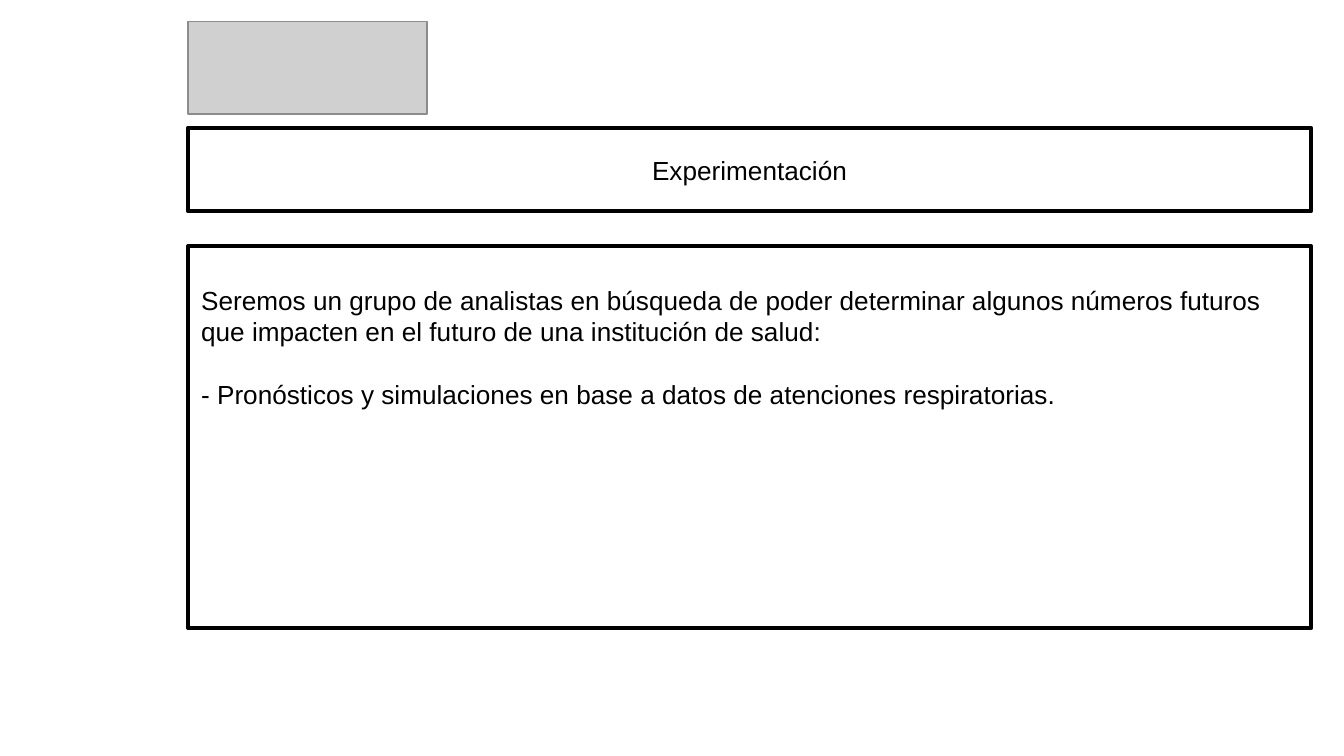
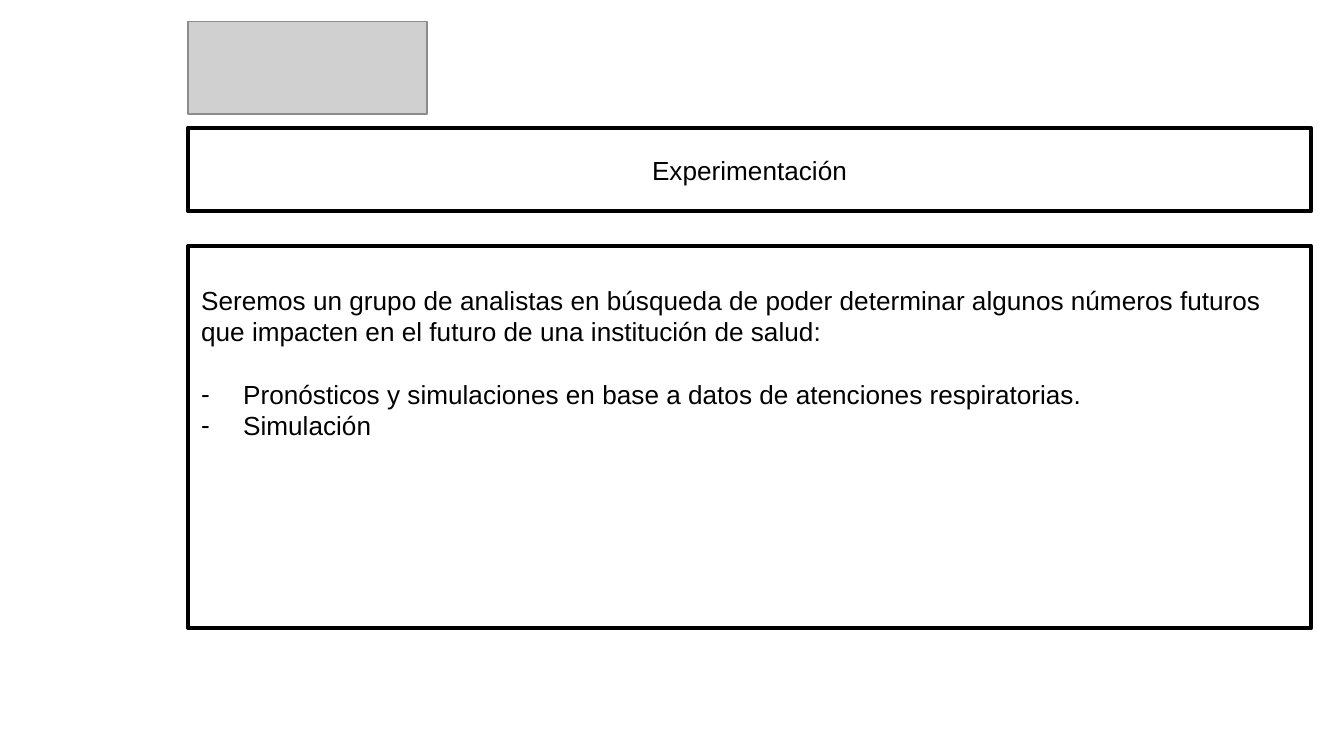
Before and after one commit to sebaegana/uft_mp_clases_website, a slide deck: slide 9 of clases/clase_01.pptx. Drawn at 1344x756 pixels with LibreOffice and Linux fonts; fonts in the diff are those of the drawing; grey boxes stand for pictures; background and template pictures are left out. Boxes give left, top, right and bottom in pixels: in the first picture for what was removed or moved away, otherwise in the second. Text is boxed around its words. In the diff, an @@ line names an element or a change of style, - is before the commit and + after.

```diff
--- a/clases/clase_01.pptx
+++ b/clases/clase_01.pptx
@@ text in rectangle at bbox=[243, 384, 1081, 436]: text changed @@
-- Pronósticos y simulaciones en base a datos de atenciones respiratorias.
+– Pronósticos y simulaciones en base a datos de atenciones respiratorias.
+– Simulación
```
Also in this commit, not shown: 1 other slide changed, 29 other files.
